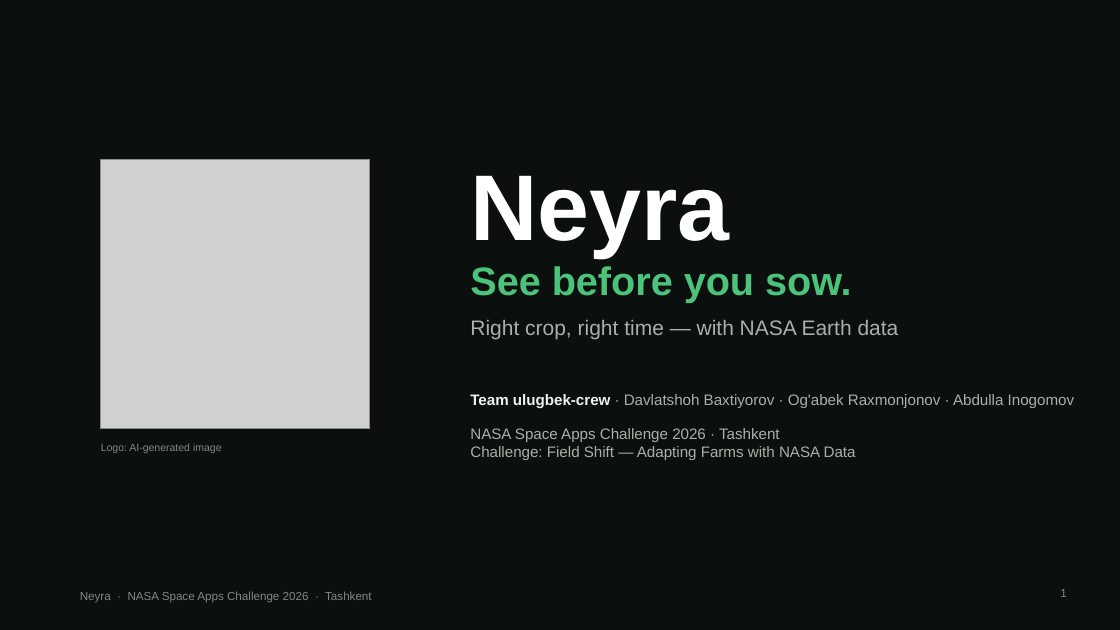
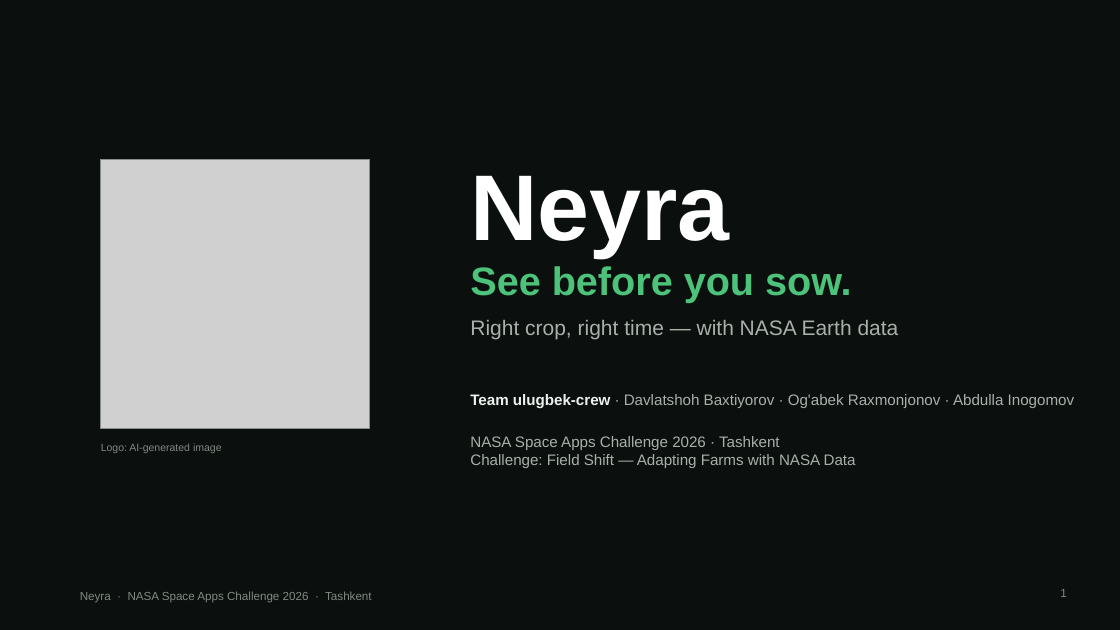
Before and after one commit to davlatshoh-bakhtiyorov/ulugbekcrewnasa, a slide deck: slide 1 of docs/demo/Neyra-pitch.pptx. Drawn at 1120x630 pixels with LibreOffice and Linux fonts; fonts in the diff are those of the drawing; grey boxes stand for pictures; background and template pictures are left out. Boxes give left, top, right and bottom in pixels: in the first picture for what was removed or moved away, otherwise in the second. Text is boxed around its words. In the diff, an @@ line names an element or a change of style, - is before the commit and + after.

```diff
--- a/docs/demo/Neyra-pitch.pptx
+++ b/docs/demo/Neyra-pitch.pptx
@@ text "NASA Space Apps Challenge 2026 ..." moved from (x1=470, y1=428, x2=856, y2=460) to (x1=470, y1=436, x2=856, y2=468) @@
```
Also in this commit, not shown: 3 other slides changed, 13 other files.
